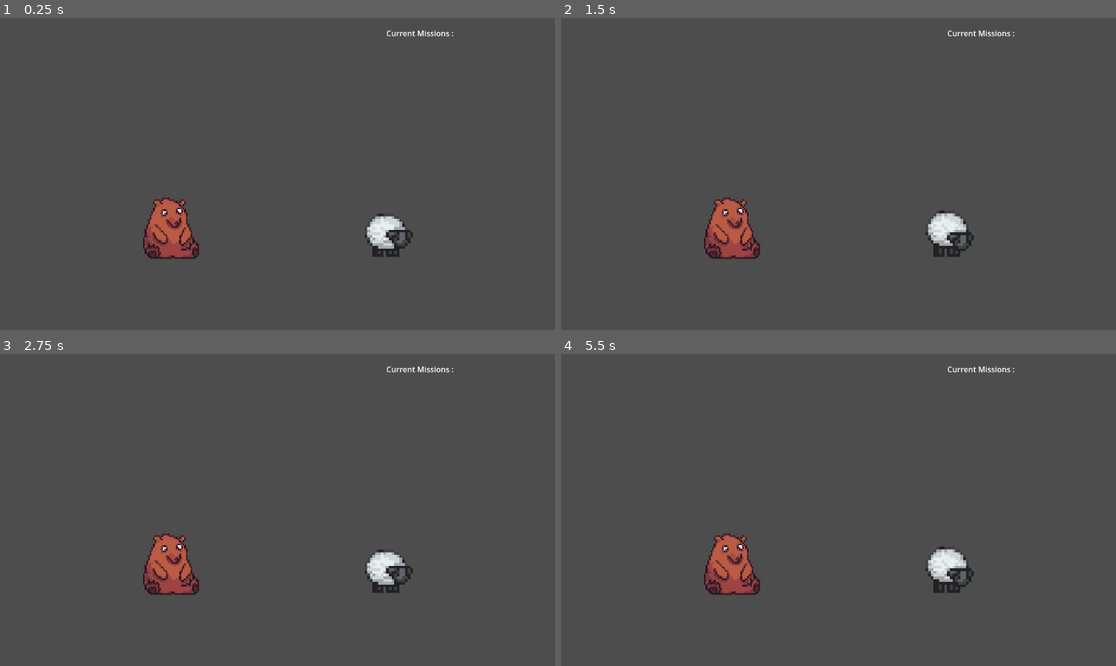
Above: before the commit, frames 1-4 (two rows, left to right).
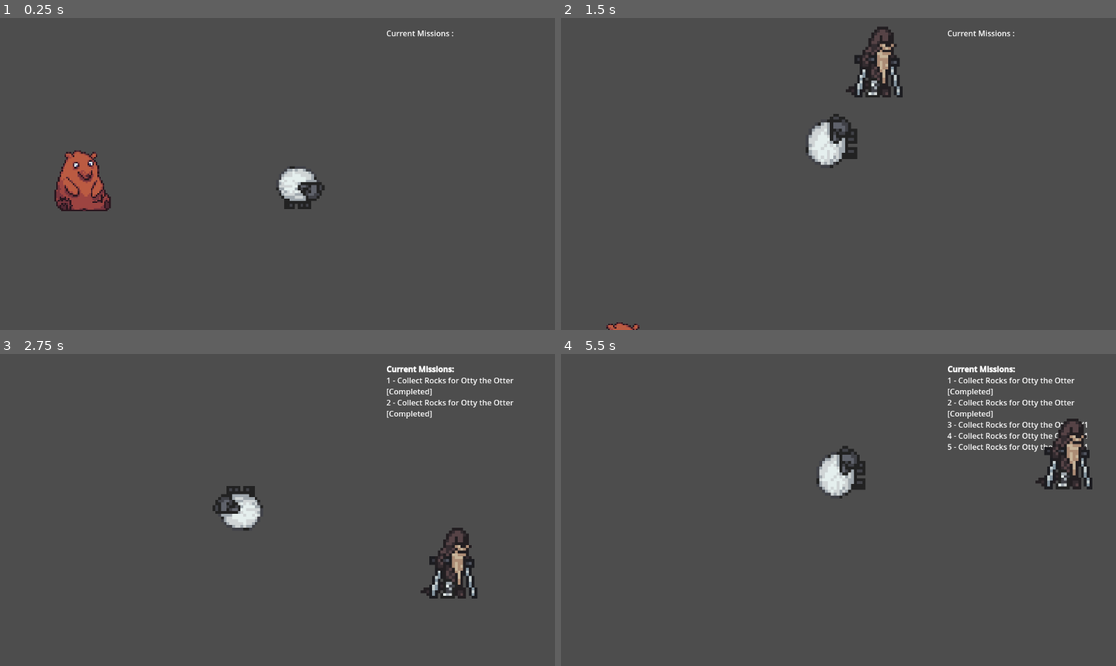
Above: after the commit, the same moments.

Repository: OzanKutlar/SecretSantaJamGame
Game: Godot game, scene res://GameScene.tscn
Same seed, same stepped clock (60 frames per second), same inputs: the game is played once before the commit and once after it.
Inputs:
- Up to frame 1 (0.25 s): no input
- Up to frame 2 (1.5 s): hold W (move_up) from 0.53 s (still down); tap E (interact) at 0.6 s; tap Space (jump) at 0.77, 0.8, 1.07, 1.35 s
- Up to frame 3 (2.75 s): tap Space (jump) at 1.52, 1.82, 2.3 s; tap E (interact) at 1.55, 2.1 s; release W (move_up) at 2.03 s; hold A (move_left) from 2.03 s (still down)
- Up to frame 4 (5.5 s): tap E (interact) at 2.85, 4.35, 5.1 s; tap Space (jump) at 3.02, 3.32, 3.6, 3.77, 4.07, 4.52, 4.82, 5.3 s; release A (move_left) at 3.53 s; hold S (move_down) 3.53-4.28 s; hold D (move_right) 4.28-5.03 s; hold W (move_up) from 5.03 s (still down)

The runs differ from the first frame. In frame 1, 4.5% of the frame differs, in the area x 9-75%, y 42-78%; in frame 2, 4.6%; in frame 3, 5.0%; in frame 4, 5.7%, in the area x 25-96%, y 3-78%.
Error before the commit: Parse Error: Cannot find member "IDLE_TRANSFORMATION" in base "Player.gd.State". (res://Objects/Player/Player.gd:100)
Error after the commit: Invalid access to property or key 'talkBox' on a base object of type 'CharacterBody2D (Player.gd)'. (res://Objects/NPC/npc.gd:51)

Commit message:
Fixed error

Diff:
--- a/Objects/Player/Player.gd
+++ b/Objects/Player/Player.gd
@@ -3,7 +3,7 @@
 enum State {
 	IDLE,
 	RUN,
-	JUMP,
+	IDLE_TRANSFORMATION,
 	STANDUP_IDLE
 }
 var current_state = State.IDLE
@@ -13,7 +13,6 @@
 var stopped_time = 0
 @export var camera: Camera2D = null
 @export var mission_controller: RichTextLabel
-@export var talkBox: Node2D
 var initial_position = Vector2.ZERO
 
 @onready var animated_sprite = $AnimatedSprite2D
@@ -52,6 +51,7 @@
 	if(talkTo == null):
 		return;
 	talkTo.interact_with_npc(self)
+	print("NPC Talked with Value : " + talkTo.getDialogue())
 
 
 
@@ -122,9 +122,9 @@
 				stopped_time = 0
 				current_state = State.IDLE_TRANSFORMATION
 			else:
-				animated_sprite.play("idle")
+				animated_sprite.play("rat_idle1")
 		State.RUN:
-			animated_sprite.play("run")
+			animated_sprite.play("rat_run")
 		State.IDLE_TRANSFORMATION:
 			if animated_sprite.animation != "IdleTransformation":
 				animated_sprite.play("IdleTransformation")
--- a/Objects/Player/Player.tscn
+++ b/Objects/Player/Player.tscn
@@ -160,13 +160,12 @@
 
 [node name="Player" type="CharacterBody2D"]
 script = ExtResource("1_27nus")
-jumpSizeSpeed = null
 
 [node name="AnimatedSprite2D" type="AnimatedSprite2D" parent="."]
 sprite_frames = SubResource("SpriteFrames_hurxa")
 animation = &"run"
 autoplay = "idle"
-frame_progress = 0.0129968
+frame_progress = 0.299655
 
 [node name="CollisionShape2D" type="CollisionShape2D" parent="."]
 rotation = 1.5708
